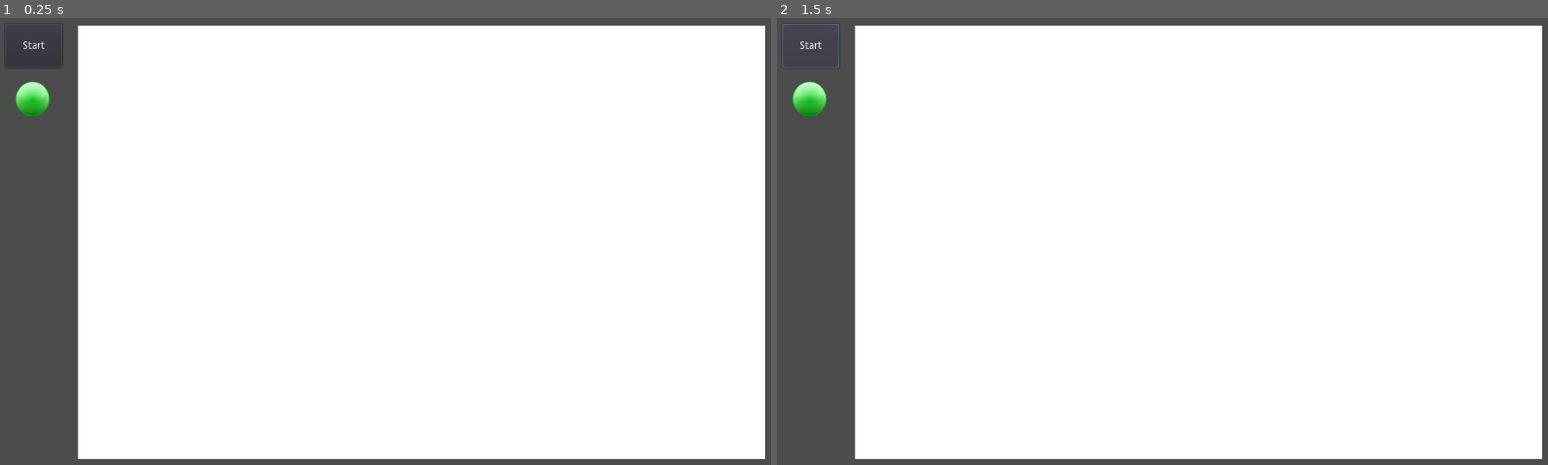
Above: before the commit, frames 1-2 (left to right).
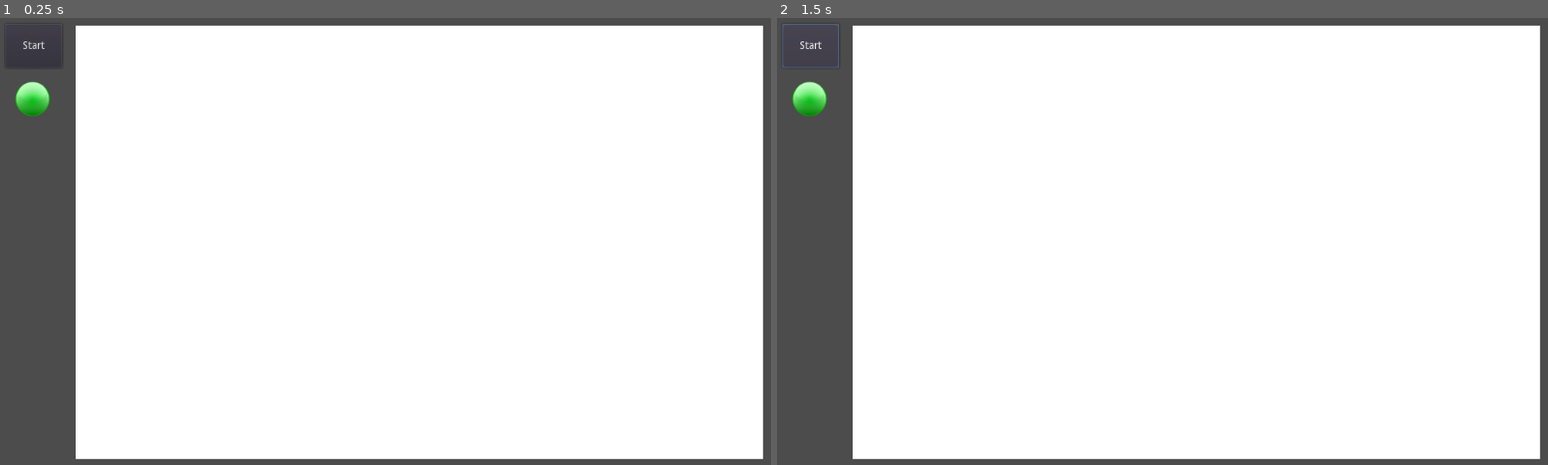
Above: after the commit, the same moments.

Repository: GodotGarden/contraption-game
Game: Godot game, scene res://Game.tscn
The game is run twice, just before and just after one commit, with the same random seed, the same clock (stepped at 60 frames per second) and the same inputs.
Inputs:
- Up to frame 1 (0.25 s): no input
- Up to frame 2 (1.5 s): click "Start" at 0.5 s; click "Start" at 1.25 s

The runs differ from the first frame. In frame 1, 0.7% of the frame differs, in the area x 9-100%, y 1-99%; in frame 2, 0.7%.
Error before the commit: Parse Error: The function signature doesn't match the parent. Parent signature is: "void drop_data(Vector2, Variant)". (res://Workspace.gd:10)

Commit message:
Attach scene instance to tree on drop

Diff:
--- a/Ball.tscn
+++ b/Ball.tscn
@@ -7,7 +7,7 @@
 custom_solver_bias = 0.0
 radius = 23.6945
 
-[node name="Ball" type="RigidBody2D"]
+[node name="Ball" type="RigidBody2D" index="0"]
 
 input_pickable = false
 collision_layer = 1
@@ -30,8 +30,12 @@
 
 [node name="Sprite" type="Sprite" parent="." index="0"]
 
+position = Vector2( 32, 32 )
 texture = ExtResource( 1 )
+_sections_unfolded = [ "Offset", "Transform" ]
 
 [node name="CollisionShape2D" type="CollisionShape2D" parent="." index="1"]
 
+position = Vector2( 32, 32 )
 shape = SubResource( 1 )
+_sections_unfolded = [ "Transform" ]
--- a/Game.tscn
+++ b/Game.tscn
@@ -4,7 +4,7 @@
 [ext_resource path="res://images/green_ball-64px.png" type="Texture" id=2]
 [ext_resource path="res://Green_Ball_Button.gd" type="Script" id=3]
 
-[node name="Game" type="Node" index="0"]
+[node name="Game" type="Node"]
 
 [node name="Workspace" type="ColorRect" parent="." index="0"]
 
@@ -12,9 +12,9 @@
 anchor_top = 0.0
 anchor_right = 0.0
 anchor_bottom = 0.0
-margin_left = 103.0
+margin_left = 100.0
 margin_top = 10.0
-margin_right = 1010.0
+margin_right = 1007.0
 margin_bottom = 583.0
 rect_pivot_offset = Vector2( 0, 0 )
 rect_clip_content = false
@@ -24,6 +24,7 @@
 size_flags_vertical = 1
 color = Color( 1, 1, 1, 1 )
 script = ExtResource( 1 )
+_sections_unfolded = [ "Rect" ]
 
 [node name="Start_Button" type="Button" parent="." index="1"]
 
--- a/Green_Ball_Button.gd
+++ b/Green_Ball_Button.gd
@@ -15,7 +15,8 @@
 	# Set drag preview with ball texture button
 	set_drag_preview(texture_button)
 
-	return self
+	# Create Ball scene instance
+	var ball_scene = load("res://Ball.tscn")
+	var ball_scene_instance = ball_scene.instance()
 
-func can_drop_data(position, data):
-	return true
+	return ball_scene_instance
--- a/Workspace.gd
+++ b/Workspace.gd
@@ -4,13 +4,13 @@
 	pass
 
 func can_drop_data(position, data):
-	print('inside can drop data')
 	return true
 
-func drop_data(position, data, from_control):
-	print(position)
-	print(from_control)
+func drop_data(drop_position, scene_instance):
 
-func _on_Workspace_mouse_entered():
-	print('mouse entered')
-	pass # replace with function body
+	var workspace =get_node("/root/Game/Workspace")
+	var game_node = get_node("/root/Game")
+
+	scene_instance.position = workspace.rect_position + drop_position
+
+	game_node.add_child(scene_instance)
